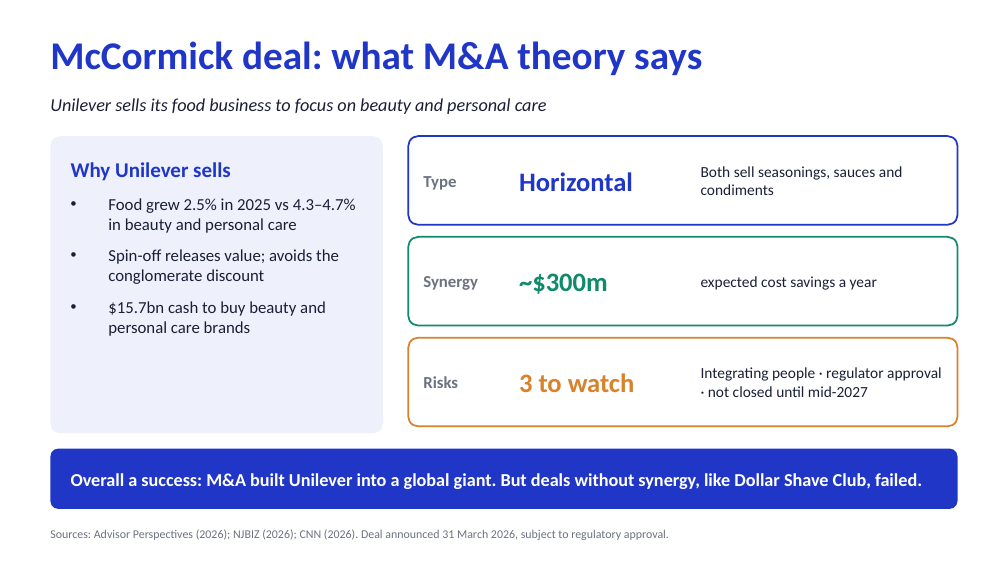
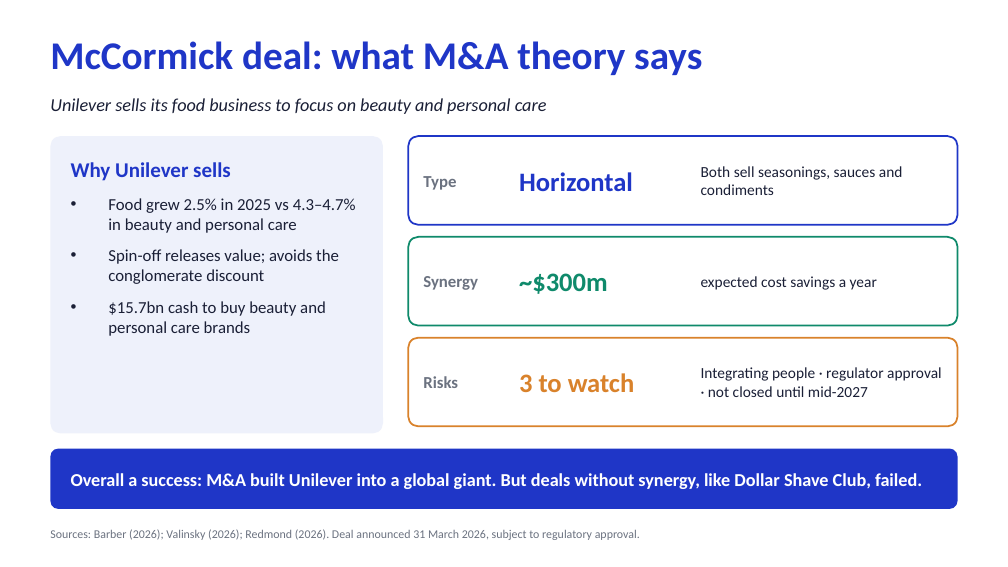
Before and after one commit to dollar3651314/mymba, a slide deck: slide 3 of content/busi1763/files/Unilever_MA_EN.pptx (slide 2 before the commit). Drawn at 1008x567 pixels with LibreOffice and Linux fonts; fonts in the diff are those of the drawing. Boxes give left, top, right and bottom in pixels: in the first picture for what was removed or moved away, otherwise in the second. Text is boxed around its words. In the diff, an @@ line names an element or a change of style, - is before the commit and + after.

```diff
--- a/content/busi1763/files/Unilever_MA_EN.pptx
+++ b/content/busi1763/files/Unilever_MA_EN.pptx
@@ text at (50, 529, 640, 540): text changed @@
-Sources: Advisor Perspectives (2026); NJBIZ (2026); CNN (2026). Deal announced 31 March 2026, subject to regulatory approval.
+Sources: Barber (2026); Valinsky (2026); Redmond (2026). Deal announced 31 March 2026, subject to regulatory approval.
```
Also in this commit, not shown: 1 other slide changed, 2 slides added, 5 other files.
